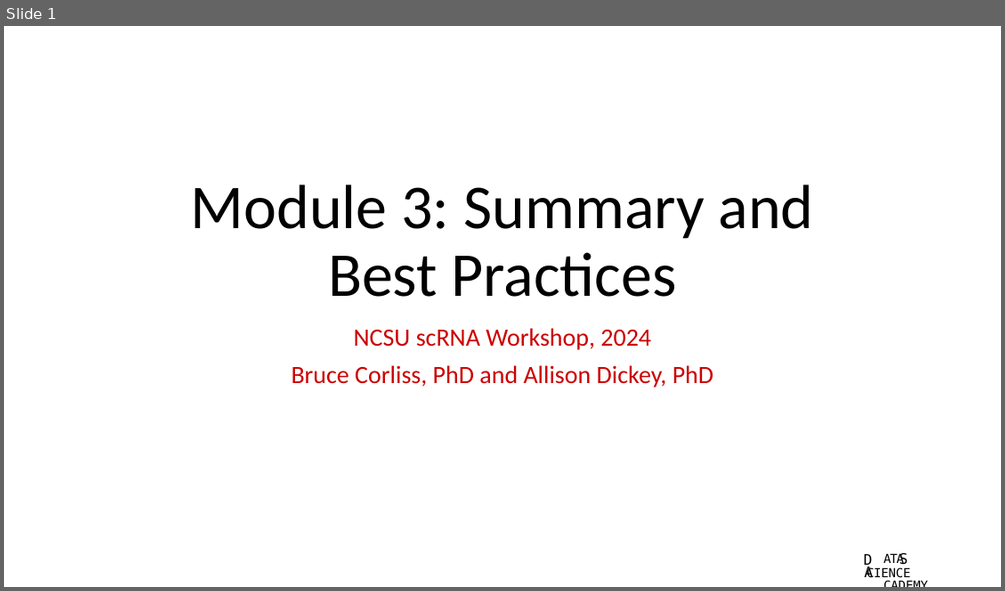
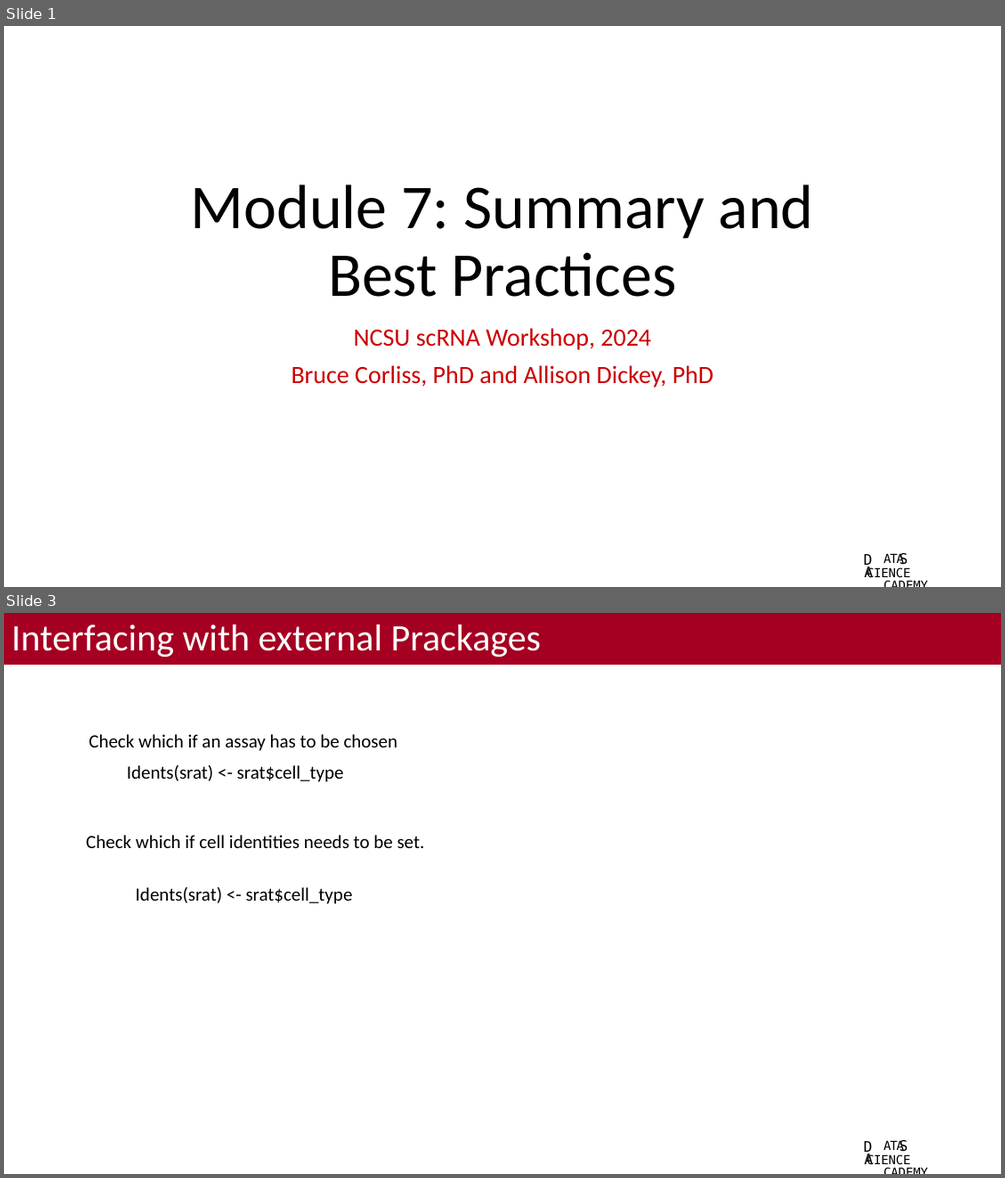
Before and after one commit to bacorli2/scrna_workshop, a slide deck: M7_Summary/M7_Best_Practices.pptx. Shown one above the other, each under a label of ours: slide 1 before the commit, slides 1 and 3 after it; the slides between them are not shown. The pictures are 1005x591 and 1005x1178 pixels, drawn with LibreOffice and Linux fonts; fonts in the diff are those of the drawing; background and template pictures are left out. Boxes give left, top, right and bottom in pixels: in the first picture for what was removed or moved away, otherwise in the second. Text is boxed around its words. In the diff, an @@ line names an element or a change of style, - is before the commit and + after.

Commit message:
Added script for monocle analysis for zebra D5 and D10. Still lacking cell type identification.

```diff
--- a/M7_Summary/M7_Best_Practices.pptx
+++ b/M7_Summary/M7_Best_Practices.pptx
@@ slide 3 added at (4,613,1001,1174), background #FFFFFF; not listed: 4 template elements that a slide beside it also shows @@
@@ title added at (4,613,1001,665), fill #A50021, 36 pt, text #FFFFFF @@
+Interfacing with external Prackages
@@ text added at (89,734,398,751), 18 pt, text #000000 @@
+Check which if an assay has to be chosen
@@ text added at (127,765,344,782), 18 pt, text #000000 @@
+Idents(srat) <- srat$cell_type
@@ text added at (86,835,425,848), 18 pt, text #000000 @@
+Check which if cell identities needs to be set.
@@ text added at (136,887,353,904), 18 pt, text #000000 @@
+Idents(srat) <- srat$cell_type
@@ slide 1 changed as well @@
@@ title at (191,184,814,297): text changed @@
-Module 3: Summary and Best Practices
+Module 7: Summary and Best Practices
```
Also in this commit, not shown: 4 other files.
